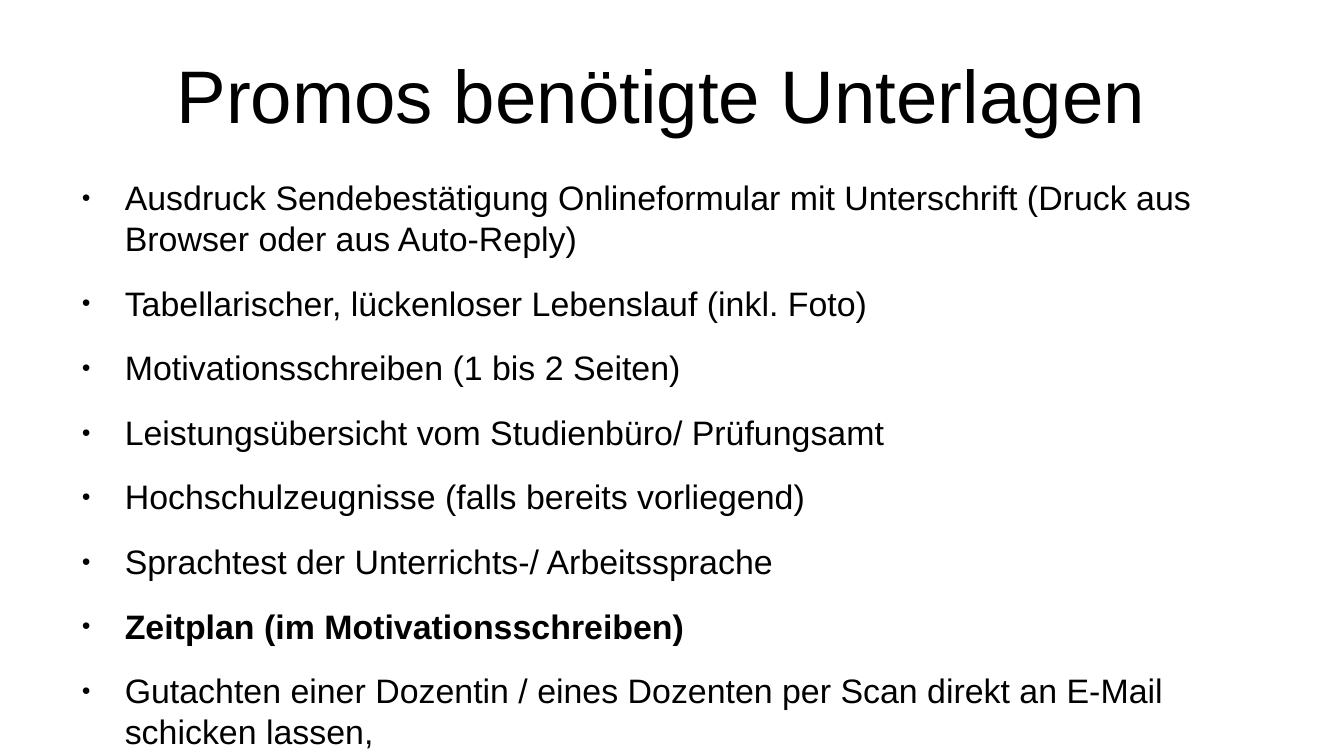
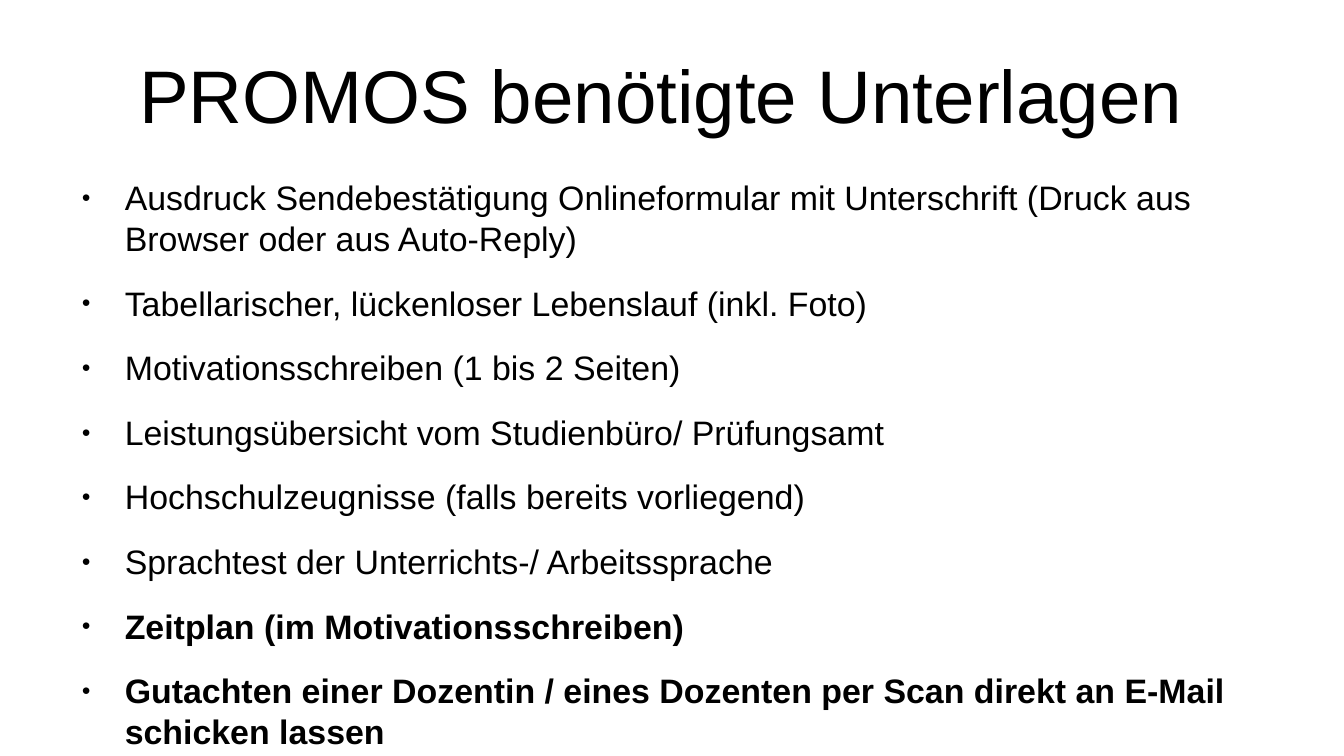
Before and after one commit to wwjbrugger/DCDL_smaller, a slide deck: slide 26 of Zwischenergebnisse/Zwischenergebnisse.odp (slide 24 before the commit). Drawn at 1344x756 pixels with LibreOffice and Linux fonts; fonts in the diff are those of the drawing. Boxes give left, top, right and bottom in pixels: in the first picture for what was removed or moved away, otherwise in the second. Text is boxed around its words. In the diff, an @@ line names an element or a change of style, - is before the commit and + after.

```diff
--- a/Zwischenergebnisse/Zwischenergebnisse.odp
+++ b/Zwischenergebnisse/Zwischenergebnisse.odp
@@ title at [139,69,1182,137]: text changed @@
-Promos benötigte Unterlagen
+PROMOS benötigte Unterlagen
@@ text at [125,678,1225,745]: text changed; bold on @@
-● Gutachten einer Dozentin / eines Dozenten per Scan direkt an E-Mail schicken lassen,
+● Gutachten einer Dozentin / eines Dozenten per Scan direkt an E-Mail schicken lassen
```
Also in this commit, not shown: 18 other slides changed, 2 slides added, 3 other files.
